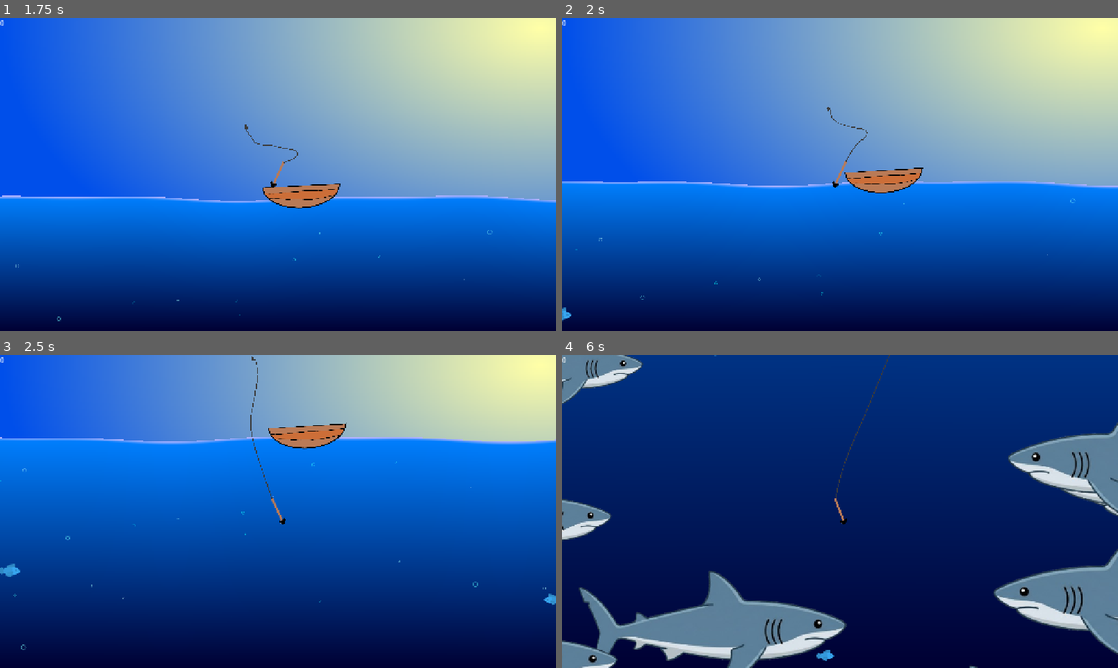
Above: before the commit, frames 1-4 (two rows, left to right).
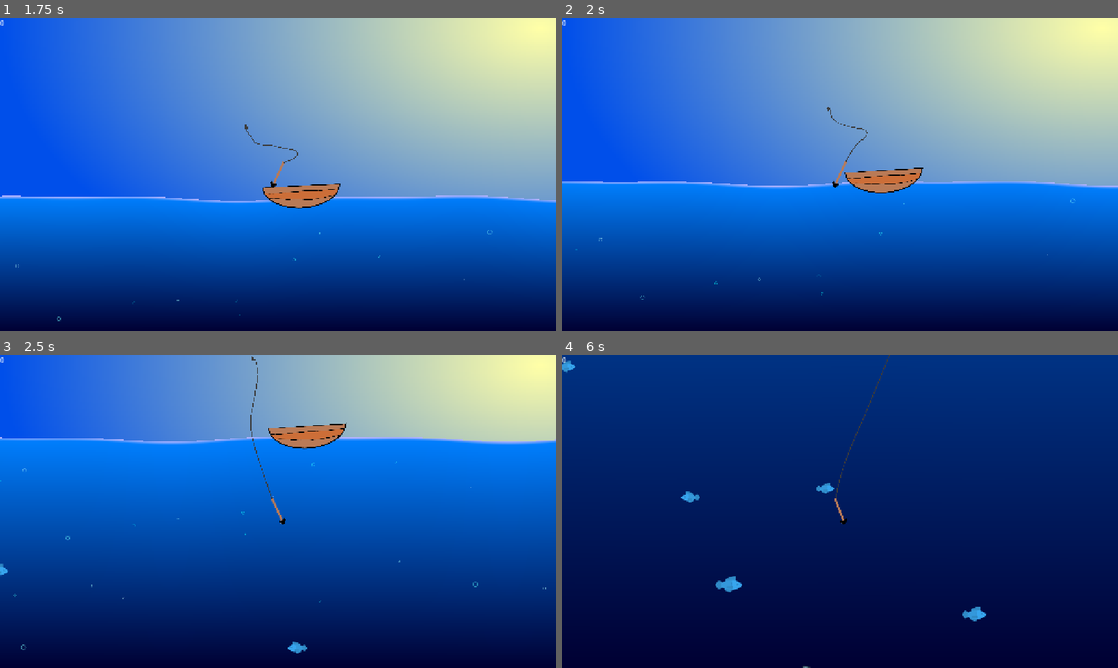
Above: after the commit, the same moments.

Repository: Duckslayer/Fishy
Game: Godot game, scene res://game.tscn
Same seed, same stepped clock (60 frames per second), same inputs: the game is played once before the commit and once after it.
Inputs:
- Up to frame 1 (1.75 s): hold D (Right) 0.53-1.28 s; tap Space (Launch) at 0.6, 1.35 s; hold A (Left) from 1.28 s (still down)
- Up to frame 2 (2 s): keep holding A (Left)
- Up to frame 3 (2.5 s): release A (Left) at 2.03 s; hold D (Right) from 2.03 s (still down); tap Space (Launch) at 2.1 s
- Up to frame 4 (6 s): tap Space (Launch) every 0.75 s from 2.85 to 5.85 s; release D (Right) at 3.53 s; hold A (Left) 3.53-5.78 s; hold D (Right) from 5.78 s (still down)

Frame 1 is identical in both runs. In frame 2, less than 0.1% of the frame differs, in the area x 0-2%, y 92-97%; in frame 3, 0.2%; in frame 4, 17%, in the area x 0-100%, y 0-100%.

Commit message:
Added level logic

Diff:
--- a/fish/spawner.gd
+++ b/fish/spawner.gd
@@ -1,23 +1,21 @@
 extends Node2D
 
-@export var fish_scenes: Array[PackedScene]
 @export var number_of_fish: int = 8
 @export var speed_range: Vector2 = Vector2(0.6, 1.5)
 @export var size_range: Vector2 = Vector2(0.7, 1.3)
 @export var min_depth: float = 100.0
 @export var spawn_root: Node
-
-var basic_fish = preload("uid://bunm3ffkiabq2")
-var shark = preload("uid://dhs6f6dnqp7vl")
-
-var fish_deck: Array[Resource]
+@export var level: BaseLevel
 
 func _ready() -> void:
-	fish_deck.append(basic_fish)
+	if not level:
+		level = LevelOne.new()
 
 func spawn_fish() -> void:
-
-	var fish: BaseFish = draw_fish()
+	var depth := get_depth()
+	var scene := level.draw_fish(depth)
+	var fish: BaseFish = scene.instantiate()
+	var margin := level.get_spawn_margin(scene)
 
 	var camera := get_viewport().get_camera_2d()
 	var cam_pos := camera.global_position
@@ -33,16 +31,16 @@
 
 	match zone:
 		0: # Left side
-			x = cam_pos.x - half_w - randf_range(50, 300)
+			x = cam_pos.x - half_w - margin - randf_range(0, 100)
 			y = max(0.0, cam_pos.y - half_h) + randf_range(100, half_h * 2.0)
 			facing_right = true
 		1: # Right side
-			x = cam_pos.x + half_w + randf_range(50, 300)
+			x = cam_pos.x + half_w + margin + randf_range(0, 100)
 			y = max(0.0, cam_pos.y - half_h) + randf_range(100, half_h * 2.0)
 			facing_right = false
 		2: # Below
 			x = cam_pos.x + randf_range(-half_w, half_w)
-			y = cam_pos.y + half_h + randf_range(200, 800)
+			y = cam_pos.y + half_h + margin + randf_range(0, 200)
 			facing_right = randf() > 0.5
 
 	# Never spawn above the water surface
@@ -60,13 +58,7 @@
 	var root := spawn_root if spawn_root else get_parent().get_parent()
 	root.add_child(fish)
 
-func draw_fish() -> BaseFish:
-	if get_depth() < 1000:
-		return basic_fish.instantiate()
-
-	return shark.instantiate()
-
-func get_depth() -> int:
+func get_depth() -> float:
 	var camera := get_viewport().get_camera_2d()
 	var cam_pos := camera.global_position
 	return cam_pos.y
--- /dev/null
+++ b/levels/base_level.gd
@@ -0,0 +1,39 @@
+extends Resource
+
+class_name BaseLevel
+
+## Base class for levels. Subclasses define which fish can spawn at
+## which depths and with what relative probability.
+
+## Override in subclasses to return the list of spawn entries.
+func _get_entries() -> Array:
+	return []
+
+## Returns a random fish PackedScene appropriate for the given depth.
+func draw_fish(depth: float) -> PackedScene:
+	var entries := _get_entries()
+	var eligible: Array = []
+	var total_weight := 0.0
+
+	for entry in entries:
+		if depth >= entry.min_depth:
+			eligible.append(entry)
+			total_weight += entry.weight
+
+	if eligible.is_empty():
+		# Fallback: return the first entry regardless of depth
+		return entries[0].scene
+
+	var roll := randf() * total_weight
+	var cumulative := 0.0
+	for entry in eligible:
+		cumulative += entry.weight
+		if roll <= cumulative:
+			return entry.scene
+
+	return eligible.back().scene
+
+## Returns how far off-screen (in pixels) a fish scene should spawn
+## so that it does not pop into view. Override to customise per-level.
+func get_spawn_margin(_scene: PackedScene) -> float:
+	return 150.0
--- /dev/null
+++ b/levels/level_one.gd
@@ -0,0 +1,20 @@
+extends BaseLevel
+
+class_name LevelOne
+
+## Level One — shallow waters.
+## Basic fish everywhere, sharks only in the deep.
+
+var basic_fish_scene: PackedScene = preload("uid://bunm3ffkiabq2")
+var shark_scene: PackedScene = preload("uid://dhs6f6dnqp7vl")
+
+func _get_entries() -> Array:
+	return [
+		{ "scene": basic_fish_scene, "weight": 10.0, "min_depth": 80.0 },
+		{ "scene": shark_scene, "weight": 2.0, "min_depth": 1000.0 },
+	]
+
+func get_spawn_margin(scene: PackedScene) -> float:
+	if scene == shark_scene:
+		return 350.0
+	return 150.0
Not shown, added: levels/base_level.gd.uid
Not shown, added: levels/level_one.gd.uid
